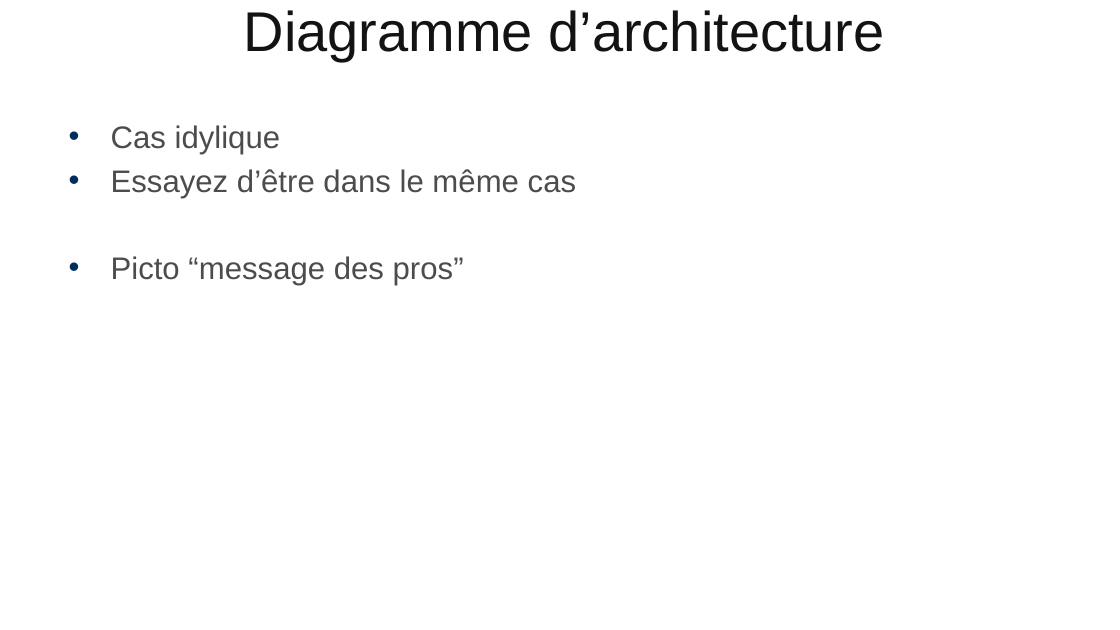
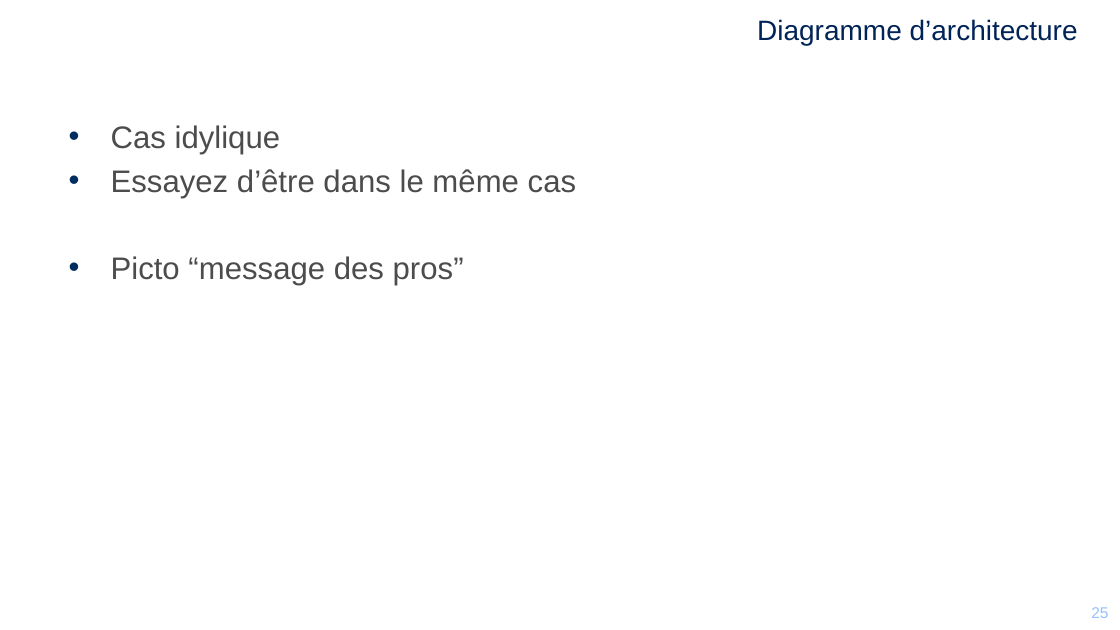
Before and after one commit to mikrob/perfuniversity, a slide deck: slide 25 of PerfUniversity.pptx (slide 21 before the commit). Drawn at 1120x630 pixels with LibreOffice and Linux fonts; fonts in the diff are those of the drawing; background and template pictures are left out. Boxes give left, top, right and bottom in pixels: in the first picture for what was removed or moved away, otherwise in the second. Text is boxed around its words. In the diff, an @@ line names an element or a change of style, - is before the commit and + after.

```diff
--- a/PerfUniversity.pptx
+++ b/PerfUniversity.pptx
@@ title "Diagramme d’architecture" at bbox=[757, 19, 1078, 45]: size 36 to 18 pt, text colour #141313 to #002458; alignment centre to right @@
@@ page number added at bbox=[1082, 607, 1099, 618], 10 pt, text #96C1FF @@
+25
@@ page number added at bbox=[1091, 607, 1108, 618], 10 pt, text #FFFFFF @@
+25
```
Also in this commit, not shown: 39 other slides changed, 5 slides added, 1 slide removed, 5 other files.
